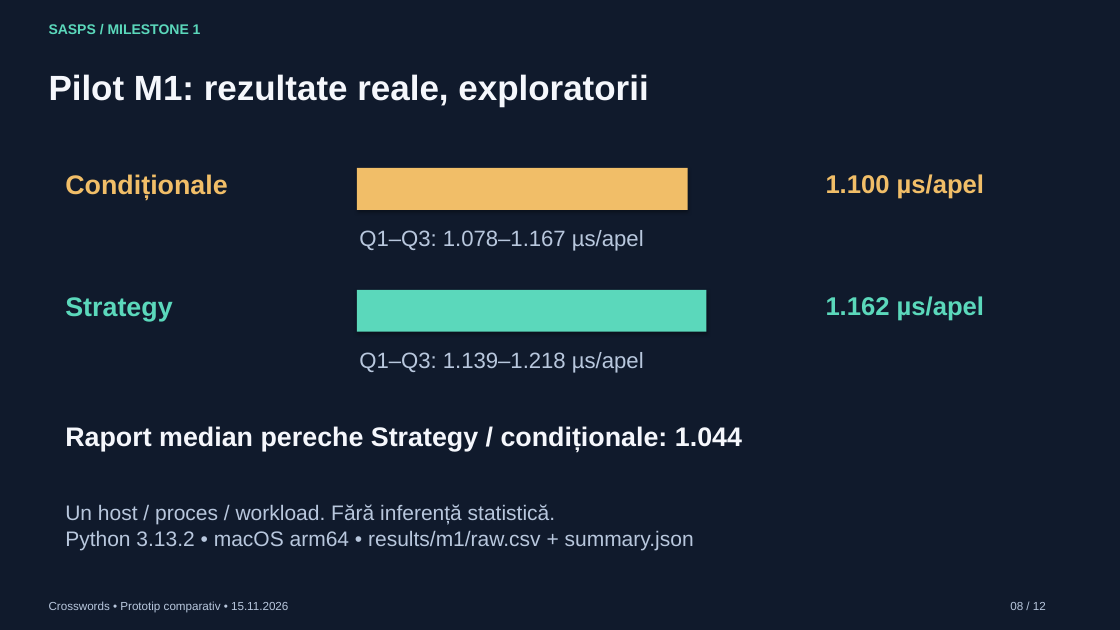
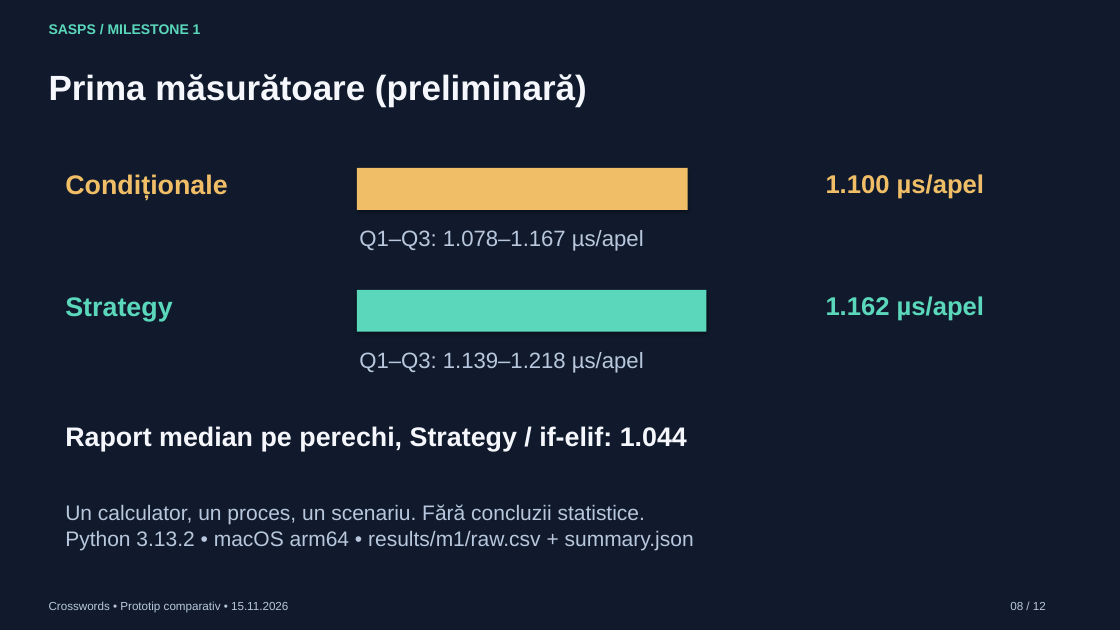
Before and after one commit to nadolualex/sasps-crosswords, a slide deck: slide 8 of presentation/SASPS_M1_Crosswords.pptx. Drawn at 1120x630 pixels with LibreOffice and Linux fonts; fonts in the diff are those of the drawing. Boxes give left, top, right and bottom in pixels: in the first picture for what was removed or moved away, otherwise in the second. Text is boxed around its words. In the diff, an @@ line names an element or a change of style, - is before the commit and + after.

```diff
--- a/presentation/SASPS_M1_Crosswords.pptx
+++ b/presentation/SASPS_M1_Crosswords.pptx
@@ text at (49, 74, 587, 107): text changed @@
-Pilot M1: rezultate reale, exploratorii
+Prima măsurătoare (preliminară)
@@ text at (65, 426, 687, 452): text changed @@
-Raport median pereche Strategy / condiționale: 1.044
+Raport median pe perechi, Strategy / if-elif: 1.044
@@ text at (65, 504, 645, 525): text changed @@
-Un host / proces / workload. Fără inferență statistică.
+Un calculator, un proces, un scenariu. Fără concluzii statistice.
```
Also in this commit, not shown: 11 other slides changed, 17 other files.
